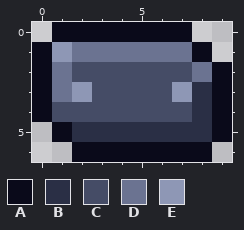
Two states of a pixel-art file, Assets/Textures/Backgrounds/ScrollingObjects/Scrap/scrap_plate_1.aseprite. Above is the file before it was changed.
10x7 pixels, 1 frame.
Palette (. is transparent): A #0a0a1a  B #2a2f45  C #454c66  D #6b7391  E #8e97b5
Pixels before, first column x 0:
0 .AAAAAAA..
1 AEDDDDDDA.
2 ADCCCCCCDA
3 ADECCCCEBA
4 ACCCCCCCBA
5 .ABBBBBBBA
6 ..AAAAAAA.
After:
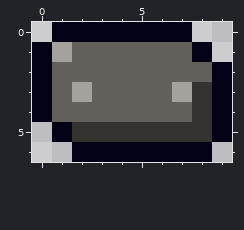
Difference:
{"colour":"A","old":"#0a0a1a","new":"#040217"}
{"colour":"B","old":"#2a2f45","new":"#343330"}
{"colour":"C","old":"#454c66","new":"#63605c"}
{"colour":"E","old":"#8e97b5","new":"#a5a29d"}
{"y":1,"x":2,"old":"DDDDDD","new":"CCCCCC"}
{"y":2,"x":1,"old":"D","new":"C"}
{"y":2,"x":8,"old":"D","new":"C"}
{"y":3,"x":1,"old":"D","new":"C"}
